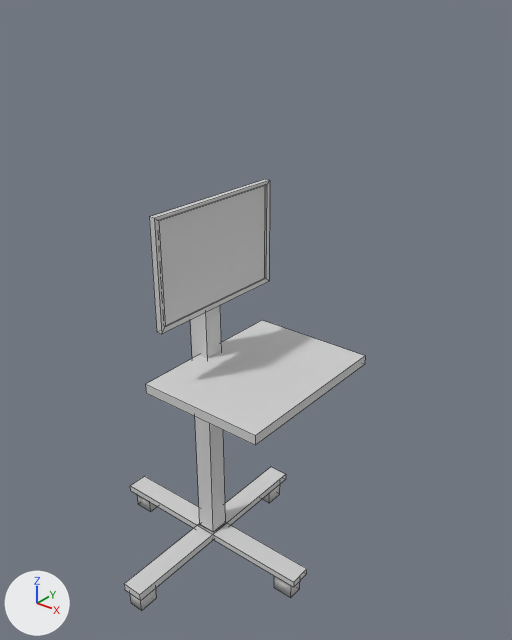
Two versions of the OBJ model src/assets/computer-stand/mesh_computerstand.obj, one commit apart.
Before and after are seen from a camera (50 mm lens) standing at (3.46, -3.7, 4.74) and looking at (0.31, 0.24, 2.3). Every picture has the same lights, and +X, +Y and +Z are marked at lower left. Mesh edges are drawn as thin lines. Where no turn or scale is listed for an object, it has been applied to the vertices.

The scene before the commit, as lines of its bpy script (objects in view):
```python
me_cube_002 = bpy.data.meshes.new('Cube.002')
me_cube_002.from_pydata(...)  # 80 vertices, 62 faces; spans x -0.98..1.04, y -1.0..0.98, z -0.01..3.31
me_cube_002.materials.append(mat_material)  # light grey #d1d1d1
# before: 28 (0.08, 0.08, 3.22), 29 (0.08, -0.08, 3.22), 30 (-0.08, -0.08, 3.22), 31 (-0.08, 0.08, 3.22)
ob_cube_002 = bpy.data.objects.new('Cube.002', me_cube_002)
ob_cube_002.location = (0.0, 0.0, 0.0)
```
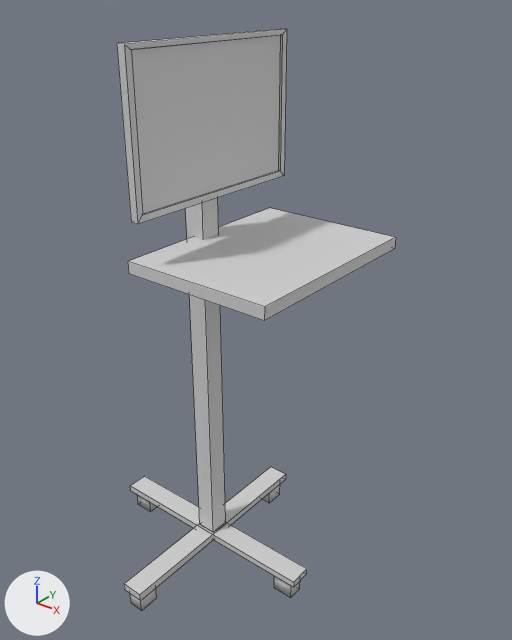
The newer file is also rescaled (x0.955), turned or shifted as a whole; pictures and numbers use the older file's frame.

Location of each change, (x1, y1, x2, y2) in pixels of the pictures (512 x 640 px; the box of a moved part takes in the faces that stretch with it):
'Cube.002', reshaped (16% wider, 35% taller)
    before: (124, 179, 365, 611)
    after: (117, 29, 396, 611)
part 1 of me_cube_002, moved or reshaped
    before: (145, 320, 365, 445)
    after: (128, 208, 396, 321)
part 2 of me_cube_002, moved or reshaped
    before: (149, 179, 270, 334)
    after: (117, 29, 287, 224)
part 3 of me_cube_002, moved or reshaped
    before: (191, 306, 226, 532)
    after: (186, 198, 226, 532)

The change in detail:
me_cube_002 has 80 vertices, 62 faces and spans x -0.98..1.04, y -1.0..0.98, z -0.01..3.31.
me_cube_002 is used by ob_cube_002; location (0.0, 0.0, 0.0).
me_cube_002 part 1: the loose piece of 8 vertices spanning x -0.01..1.04, y -0.67..0.73, z 1.94..2.02 is scaled about its middle by 1.12, then moved by (0.06, 0.02, 0.99).
me_cube_002 part 2: the loose piece of 16 vertices spanning x 0.08..0.13, y -0.6..0.64, z 2.45..3.31 is scaled about its middle by 1.26, then moved by (0.01, 0.0, 0.97).
Part 3, on me_cube_002:
Vertices 28 to 31 of me_cube_002 move by (0.0, 0.0, 0.59).
